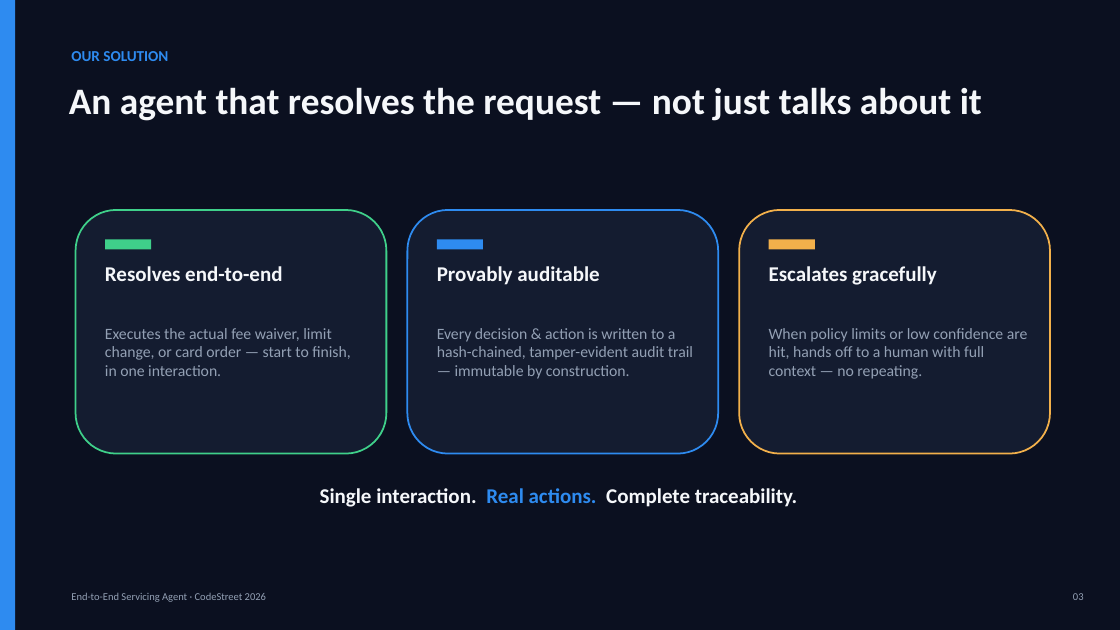
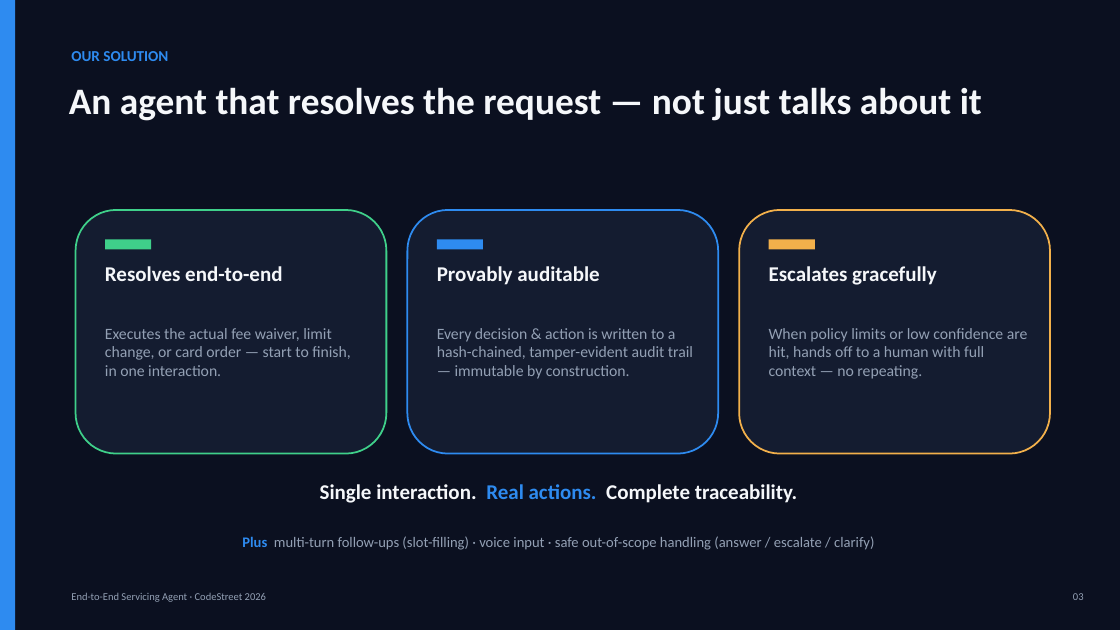
Before and after one commit to VaibhavDangaich/Codestreet_2026, a slide deck: slide 3 of deck/CodeStreet2026_Servicing_Agent.pptx. Drawn at 1120x630 pixels with LibreOffice and Linux fonts; fonts in the diff are those of the drawing. Boxes give left, top, right and bottom in pixels: in the first picture for what was removed or moved away, otherwise in the second. Text is boxed around its words. In the diff, an @@ line names an element or a change of style, - is before the commit and + after.

Commit message:
Deck: verified/cited claims, surface Neo4j graph + conversational maturity; add demo-video script
- Slide 8: verified stats with sources — Deloitte 21% mature governance / 74%
  agent use by 2027; full Amex CIO attribution (Radhakrishnan, Forbes 2025);
  add the 'Deloitte names the exact controls we built' point + a Sources line
- Slide 5: add Neo4j analyst-graph bullet
- Slide 3: surface multi-turn follow-ups, voice, safe out-of-scope handling
- Add deck/demo_video_script.md (2:45 storyboard + VO + production checklist)
- Regenerate .pptx + .pdf

```diff
--- a/deck/CodeStreet2026_Servicing_Agent.pptx
+++ b/deck/CodeStreet2026_Servicing_Agent.pptx
@@ text "Single interaction. Real actions. Complete ...": place and size @@
-text "Single interaction. Real actions. Complete ..." at [320, 488, 798, 507]
+text "Single interaction. Real actions. Complete ..." at [320, 484, 798, 503]
@@ text added at [242, 536, 874, 550], 12.5 pt, text #93A0B4 @@
+Plus multi-turn follow-ups (slot-filling) · voice input · safe out-of-scope handling (answer / escalate / clarify)
```
Also in this commit, not shown: 2 other slides changed, 3 other files.
